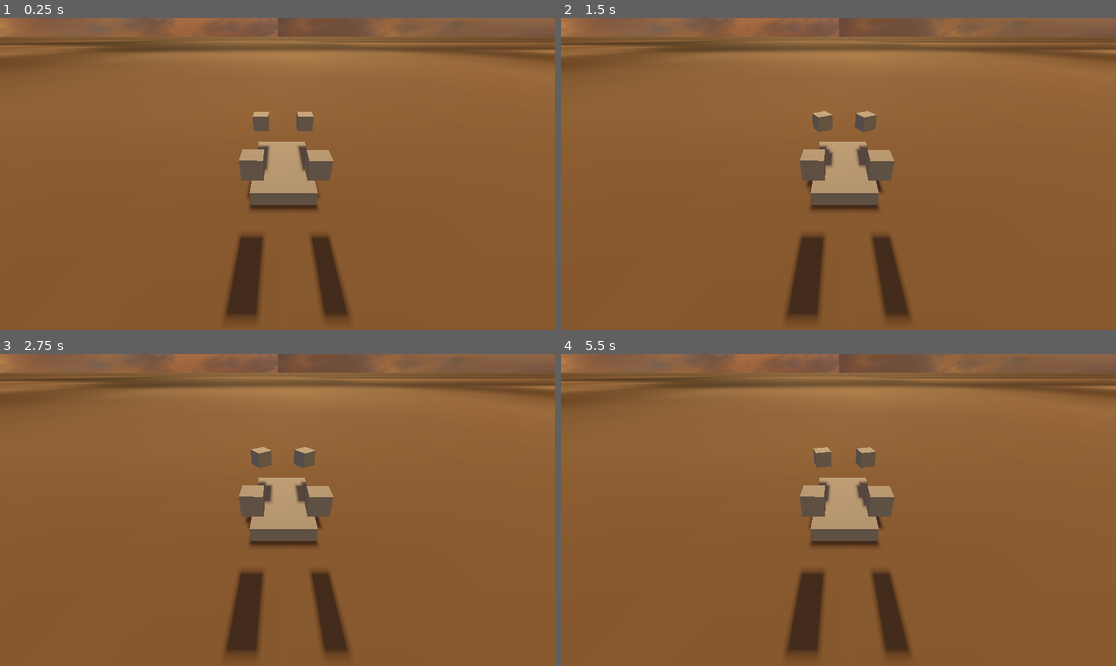
Above: before the commit, frames 1-4 (two rows, left to right).
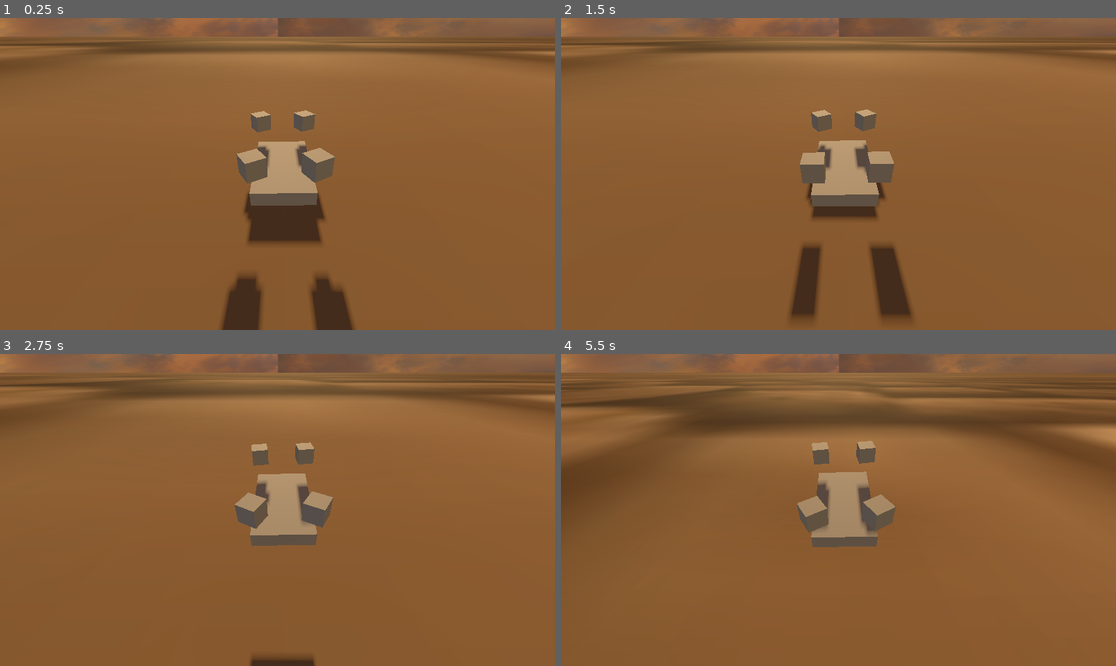
Above: after the commit, the same moments.

Repository: NuggetsWithTea/BeefyDrone
Game: Godot game, scene res://scenes/WindEnv.tscn
Two runs of this game, one before a commit and one after it. Both use one fixed random seed, a clock stepped at 60 frames per second and the inputs below.
Inputs:
- Up to frame 1 (0.25 s): no input
- Up to frame 2 (1.5 s): hold Right (right) 0.53-1.28 s; hold Down (backward) from 1.28 s (still down)
- Up to frame 3 (2.75 s): release Down (backward) at 2.03 s; hold Right (right) from 2.03 s (still down)
- Up to frame 4 (5.5 s): release Right (right) at 2.78 s; hold Up (forward) 2.78-3.53 s; hold Down (backward) from 3.53 s (still down)

The runs differ from the first frame. In frame 1, 4.1% of the frame differs, in the area x 0-100%, y 7-100%; in frame 2, 2.0%; in frame 3, 9.4%; in frame 4, 19%, in the area x 0-100%, y 7-98%.

Commit message:
fixed Air-Density calculation (hopefully)

Diff:
--- a/scenes/Drone.tscn
+++ b/scenes/Drone.tscn
@@ -10,6 +10,7 @@
 
 [node name="Drone" type="RigidBody3D"]
 center_of_mass_mode = 1
+center_of_mass = Vector3(0, -0.5, 0)
 constant_force = Vector3(0, -9.81, 0)
 script = ExtResource("1_vvmbt")
 
--- a/scenes/Propeller.tscn
+++ b/scenes/Propeller.tscn
@@ -9,7 +9,8 @@
 [node name="Propeller" type="RigidBody3D"]
 mass = 0.02
 script = ExtResource("1_fxe28")
-DISC_AREA = 0.5
+DISC_AREA = 0.1
+MAX_VOLTAGE = 10.0
 
 [node name="CollisionShape3D" type="CollisionShape3D" parent="."]
 transform = Transform3D(0.3, 0, 0, 0, 0.3, 0, 0, 0, 0.3, 0, 0, 0)
--- a/scripts/Drone.gd
+++ b/scripts/Drone.gd
@@ -3,7 +3,8 @@
 
 @export var DRAG_COEFFICIENT: float = 0.1  # Air resistance
 @export var ROTATIONAL_DAMPING: float = .9
-@export var ALTITUDE_CHECK_DISTANCE: float = 500
+@export var ALTITUDE_CHECK_DISTANCE: float = 5000
+@export var GRAVITY: float = 0 # set in ready
 
 #########################################
 # apply all lift forces from the propellers in this script. this should fix the wiggle problem
@@ -16,11 +17,11 @@
 
 func _ready():
 	propellers = [$"Propeller 1", $"Propeller 2", $"Propeller 3",$"Propeller 4"]
-
 	ground = $"../Ground"
+	GRAVITY = ProjectSettings.get_setting("physics/3d/default_gravity") as float
 	add_to_group("wind_affected")
-	#for p in propellers:
-		#p.set_voltage(4)
+	for p in propellers:
+		p.set_voltage(4)
 
 func _physics_process(delta):
 	effective_lift(delta)
--- a/scripts/Propeller.gd
+++ b/scripts/Propeller.gd
@@ -12,7 +12,6 @@
 @export var SEA_LEVEL_DENSITY: float = 1.225  # kg/m³
 @export var SEA_LEVEL_STANDARD_TEMPERATURE_C: float = 15.0  # °C
 @export var TEMPERATURE_DROP_RATE: float = 0.65  # K per meter
-@export var GRAVITY: float = 0 # set in ready
 @export var MOLAR_MASS: float = 0.02896
 @export var UNIVERSAL_GAS_CONSTANT: float = 8.314
 
@@ -33,7 +32,6 @@
 func _ready():
 	LOCAL_OFFSET = global_transform.origin - owner.global_transform.origin
 	DRONE = owner as RigidBody3D
-	GRAVITY = ProjectSettings.get_setting("physics/3d/default_gravity") as float
 
 func _process(delta):
 	# Build a transform for the local offset
@@ -72,14 +70,15 @@
 	var T0 = SEA_LEVEL_STANDARD_TEMPERATURE_C + 273.15  # convert °C to K
 
 	# The exponent from the barometric formula
-	var exponent_val = (GRAVITY * MOLAR_MASS) / (UNIVERSAL_GAS_CONSTANT * TEMPERATURE_DROP_RATE)
+	var exponent_val = ((DRONE.GRAVITY * MOLAR_MASS) * DRONE.mass) / (UNIVERSAL_GAS_CONSTANT * TEMPERATURE_DROP_RATE)
 
 	# base term: (1 - L*h / T0)
 	var base_term = 1-(TEMPERATURE_DROP_RATE * DRONE.CURRENT_ALTITUDE / T0)
-	print(DRONE.CURRENT_ALTITUDE)
+
 	# If base_term is <= 0, it means altitude is beyond formula's range.
 	if base_term <= 0:
-		return 0.0
+		#hacky lösung. nochmal richtig machen
+		return 0.2
 
 	# Raise base_term to exponent_val, multiply by sea-level density
 	return SEA_LEVEL_DENSITY * pow(base_term, exponent_val)
@@ -125,7 +124,7 @@
 		return
 
 	var current_air_density = air_density()
-	#print(current_air_density)
+	print(current_air_density)
 	# Thrust calculation
 	CURRENT_THRUST_FORCE = THRUST_COEFFICIENT * current_air_density  * DISC_AREA * pow((CURRENT_RPM / 60), 2)
 
